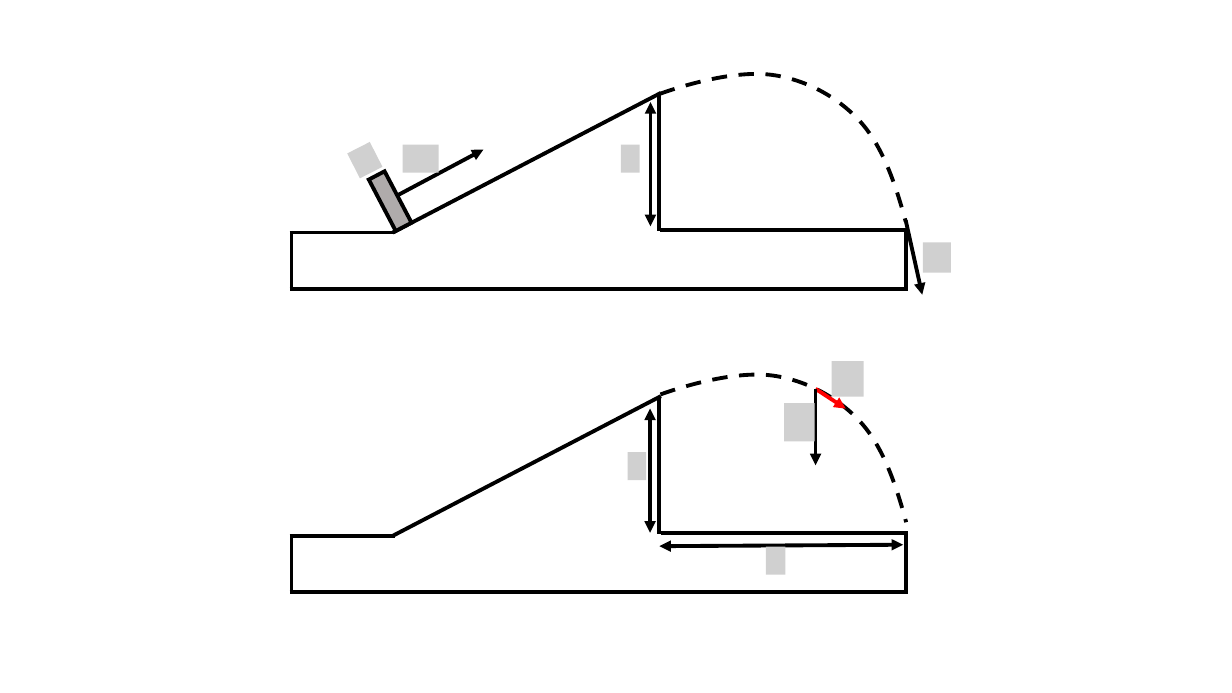
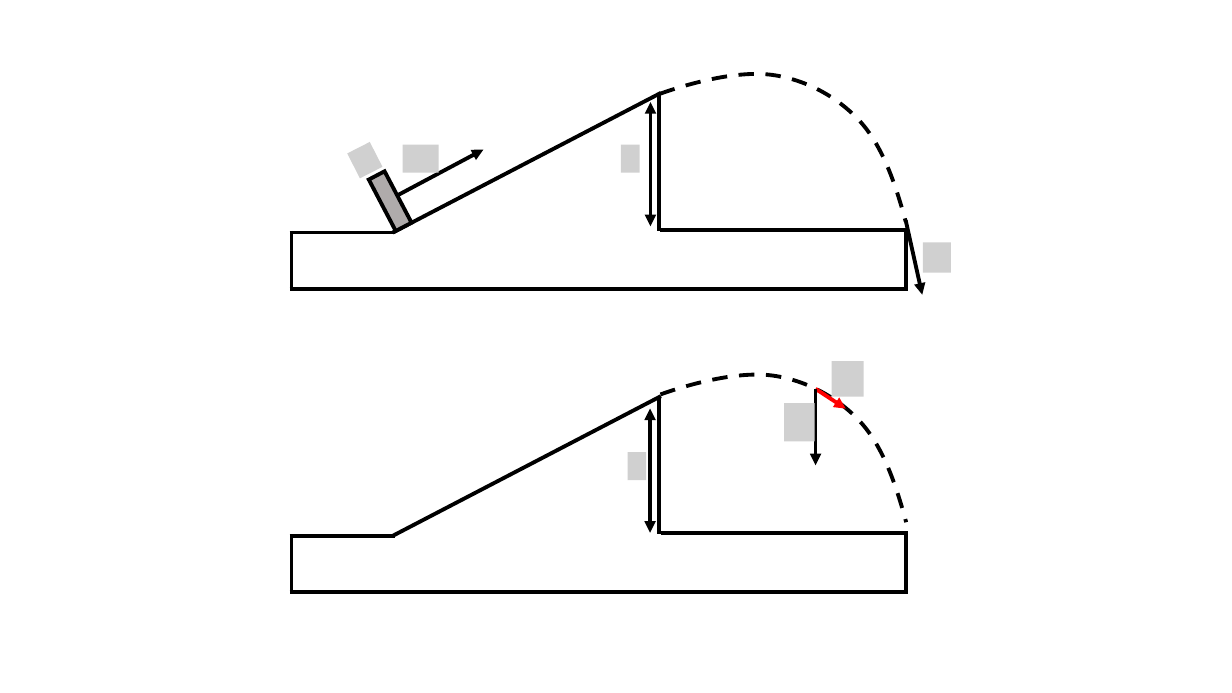
Before and after one commit to OSTP/PhysicsArtofModelling, a slide deck: slide 9 of tex/figures/WorkEnergy/Figures.pptx. Drawn at 1232x693 pixels with LibreOffice and Linux fonts; fonts in the diff are those of the drawing; grey boxes stand for pictures. Boxes give left, top, right and bottom in pixels: in the first picture for what was removed or moved away, otherwise in the second. Text is boxed around its words. In the diff, an @@ line names an element or a change of style, - is before the commit and + after.

```diff
--- a/tex/figures/WorkEnergy/Figures.pptx
+++ b/tex/figures/WorkEnergy/Figures.pptx
@@ double arrow removed from (903, 545) to (660, 546) @@
@@ picture removed at <box>766,547,786,575</box> @@
```
Also in this commit, not shown: 6 other files.
